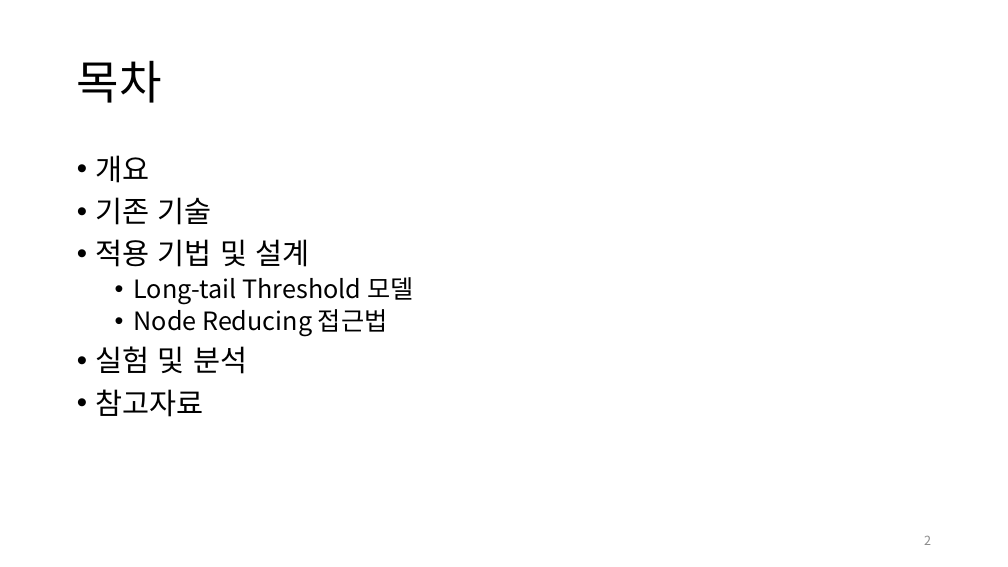
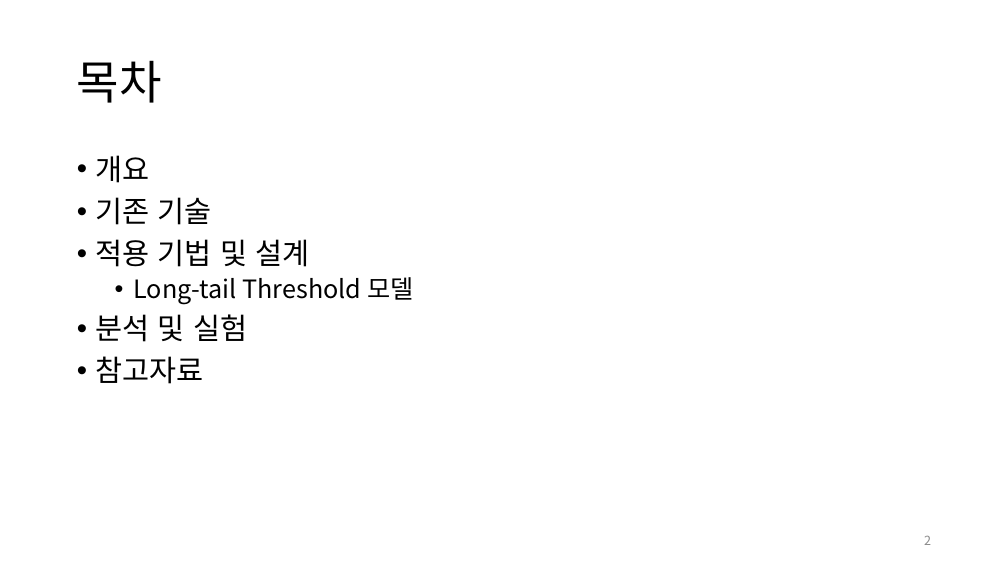
Before and after one commit to diemori/anti-crawler, a slide deck: slide 2 of 30_Presentation/AntiCrawlerLTM_노인우_20180611.pptx. Drawn at 1008x567 pixels with LibreOffice and Linux fonts; fonts in the diff are those of the drawing. Boxes give left, top, right and bottom in pixels: in the first picture for what was removed or moved away, otherwise in the second. Text is boxed around its words. In the diff, an @@ line names an element or a change of style, - is before the commit and + after.

```diff
--- a/30_Presentation/AntiCrawlerLTM_노인우_20180611.pptx
+++ b/30_Presentation/AntiCrawlerLTM_노인우_20180611.pptx
@@ text at (96,314,247,342): text changed; size 24 to 28 pt @@
-  • Node Reducing 접근법
-• 실험 및 분석
+• 분석 및 실험
```
Also in this commit, not shown: 3 other slides changed, 4 other files.
